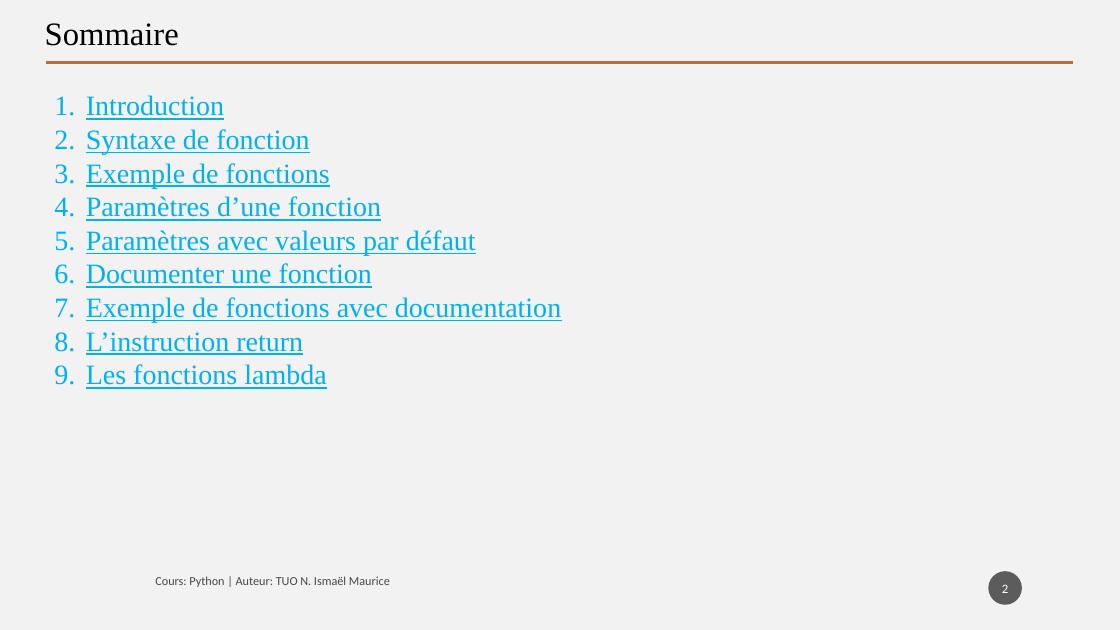
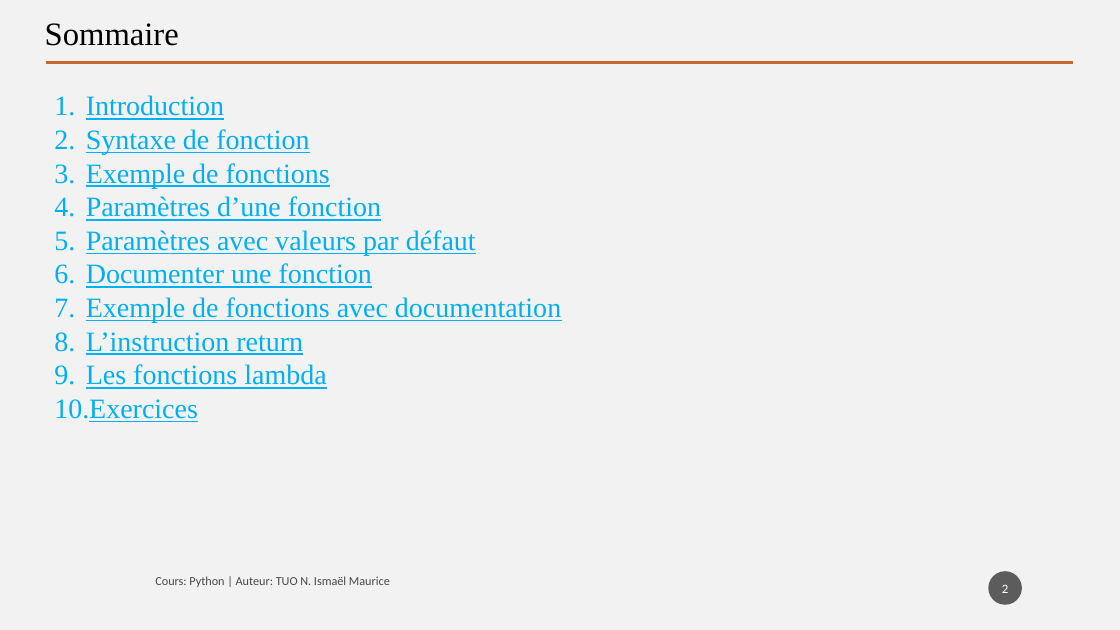
Before and after one commit to tisma95/cours-python, a slide deck: slide 2 of source/Chapitre 5 - Les fonctions.pptx. Drawn at 1120x630 pixels with LibreOffice and Linux fonts; fonts in the diff are those of the drawing. Boxes give left, top, right and bottom in pixels: in the first picture for what was removed or moved away, otherwise in the second. Text is boxed around its words. In the diff, an @@ line names an element or a change of style, - is before the commit and + after.

Commit message:
Feat(chp): Ajout des exercices sur les fonction
Rédaction de la partie exercice sur les fonctions et convertion en pdf

```diff
--- a/source/Chapitre 5 - Les fonctions.pptx
+++ b/source/Chapitre 5 - Les fonctions.pptx
@@ text at (54, 399, 198, 422): paragraph added @@
+10. Exercices
```
Also in this commit, not shown: 2 other slides changed, 2 slides added, 1 other file.
